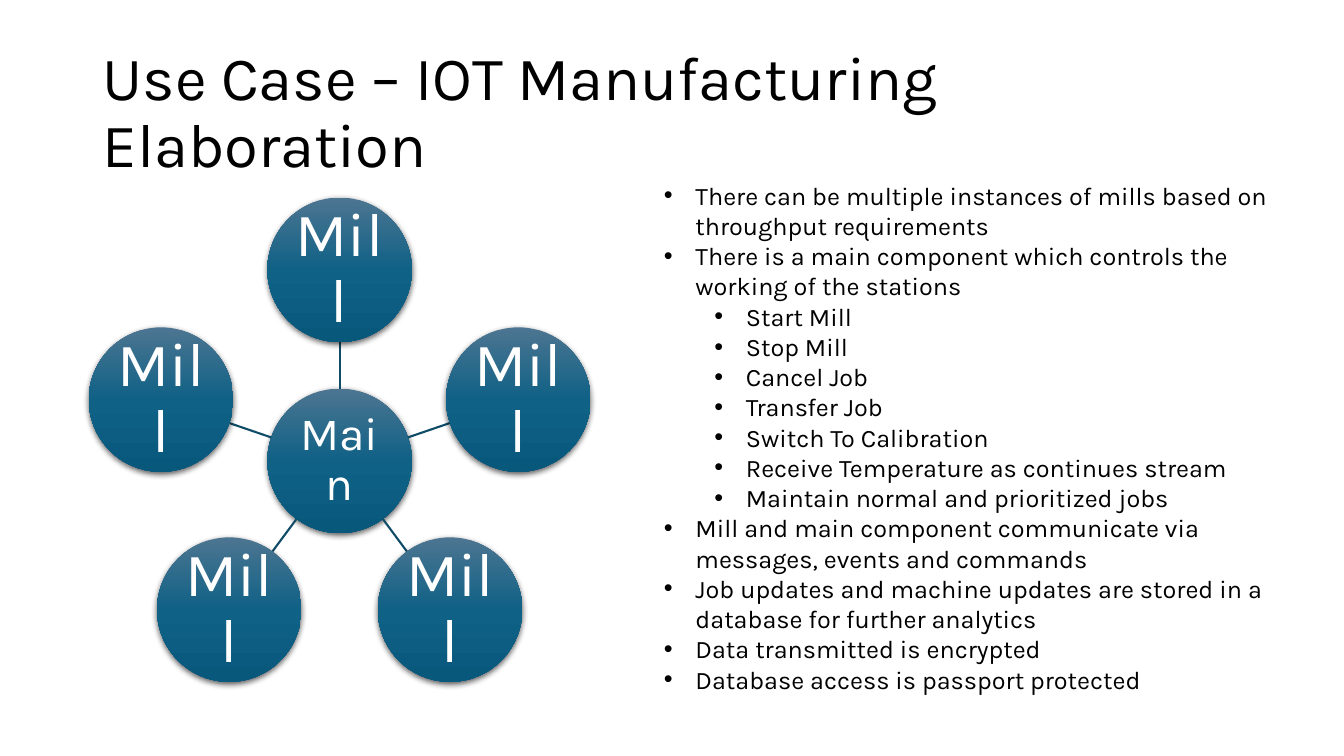
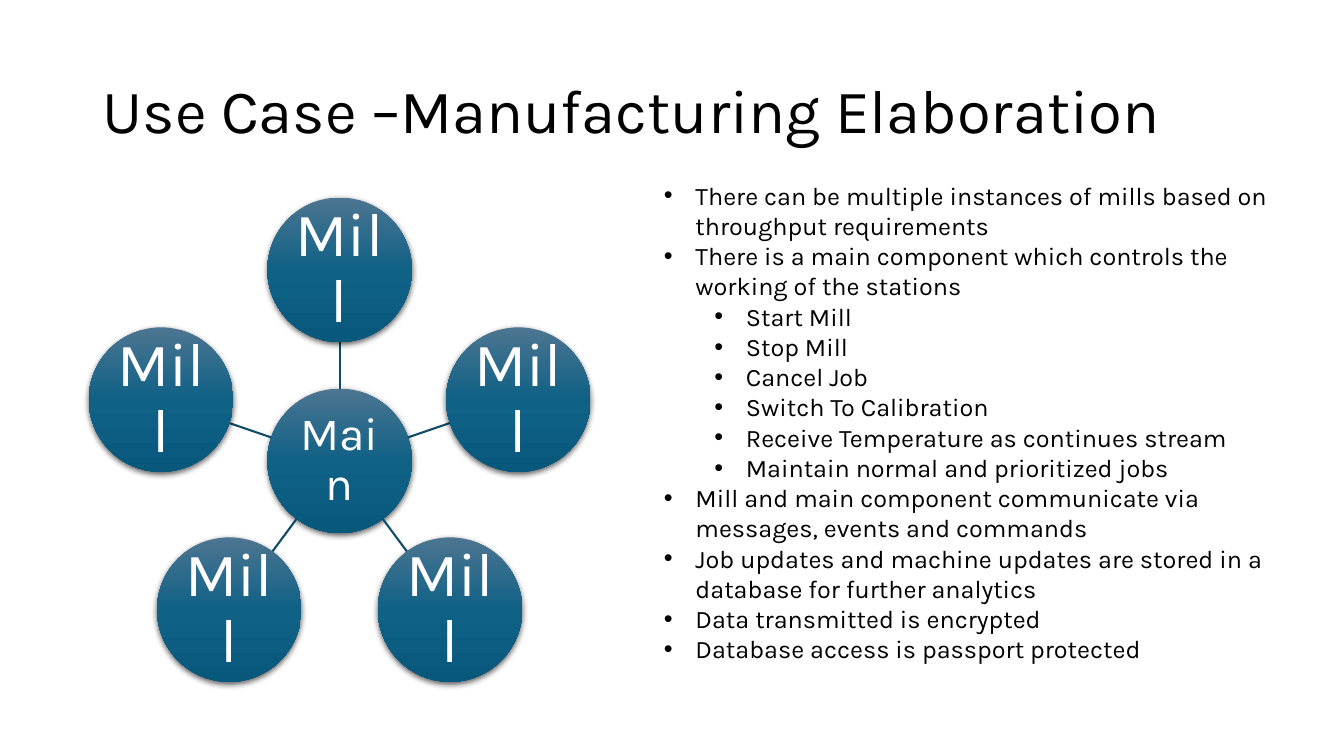
Before and after one commit to pankajkhara/advansys, a slide deck: slide 3 of docs/Assignment.pptx. Drawn at 1344x756 pixels with LibreOffice and Linux fonts; fonts in the diff are those of the drawing. Boxes give left, top, right and bottom in pixels: in the first picture for what was removed or moved away, otherwise in the second. Text is boxed around its words. In the diff, an @@ line names an element or a change of style, - is before the commit and + after.

```diff
--- a/docs/Assignment.pptx
+++ b/docs/Assignment.pptx
@@ title at (x1=102, y1=90, x2=1159, y2=148): text changed @@
-Use Case – IOT Manufacturing Elaboration
+Use Case –Manufacturing Elaboration
@@ text at (x1=746, y1=398, x2=883, y2=417): paragraph removed @@
-  • Transfer Job
```
Also in this commit, not shown: 3 other slides changed, 1 slide added.
